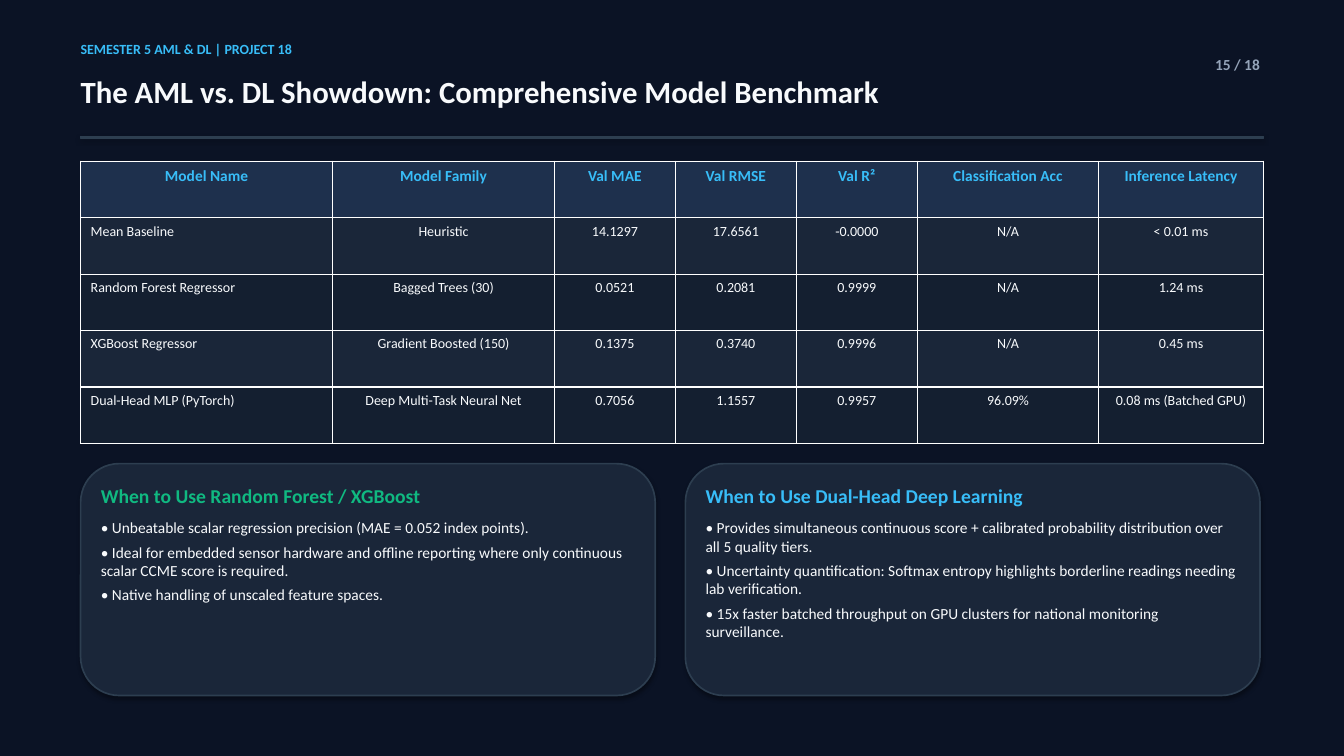
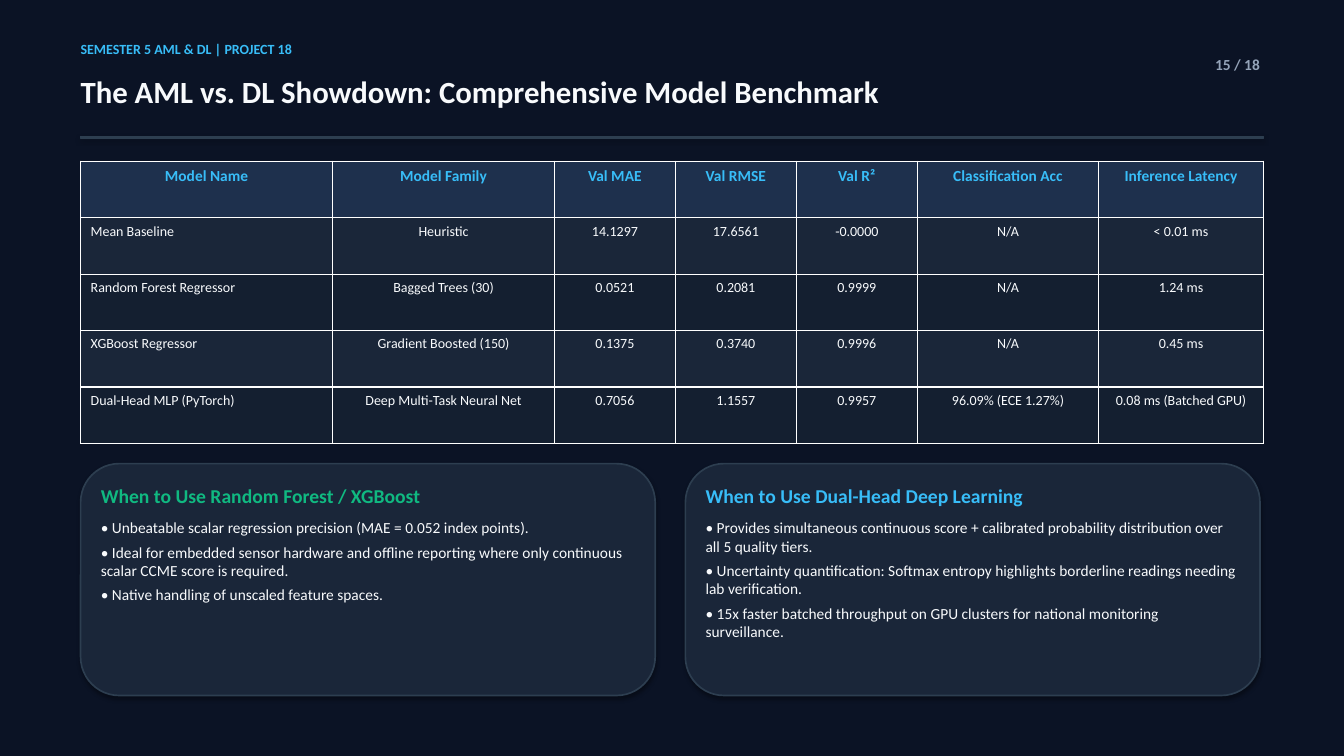
Before and after one commit to Amansoni045/Semester_5_AML_DL, a slide deck: slide 15 of reports/water_quality_presentation.pptx. Drawn at 1344x756 pixels with LibreOffice and Linux fonts; fonts in the diff are those of the drawing. Boxes give left, top, right and bottom in pixels: in the first picture for what was removed or moved away, otherwise in the second. Text is boxed around its words. In the diff, an @@ line names an element or a change of style, - is before the commit and + after.

```diff
--- a/reports/water_quality_presentation.pptx
+++ b/reports/water_quality_presentation.pptx
@@ table at (81,161,1263,444) @@
-row 5, column 6: 96.09%
+row 5, column 6: 96.09% (ECE 1.27%)
```
Also in this commit, not shown: 2 other slides changed, 1 slide added, 1 slide removed, 19 other files.
